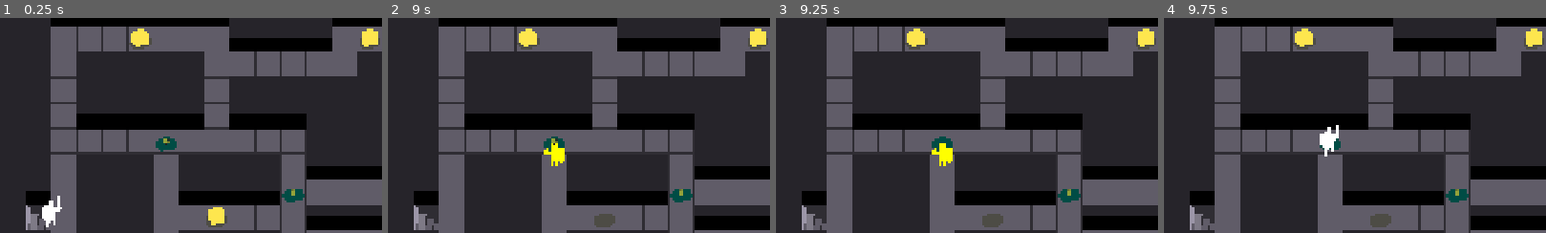
Above: before the commit, frames 1-4 (left to right).
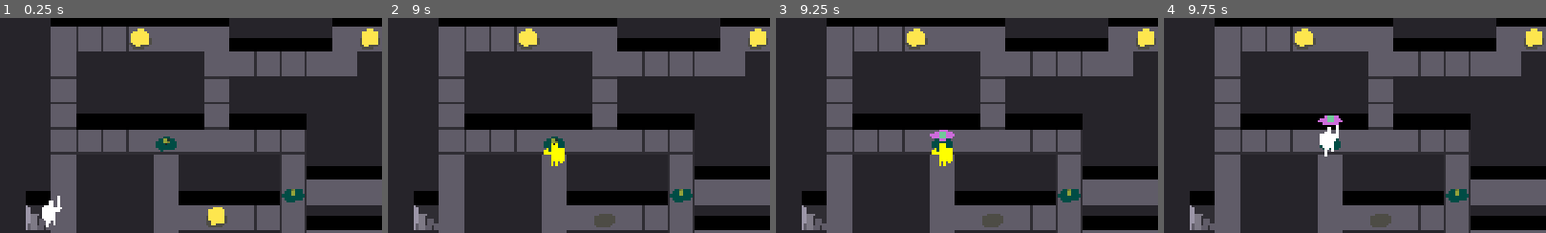
Above: after the commit, the same moments.

Repository: NunoDasNeves/igc-jam-godot-template
Game: Godot game, scene res://main.tscn
Two runs of this game, one before a commit and one after it. Both use one fixed random seed, a clock stepped at 60 frames per second and the inputs below.
Inputs:
- Up to frame 1 (0.25 s): no input
- Up to frame 2 (9 s): tap Enter at 0.5 s; hold D (Right) 0.53-1.28 s; tap Z (Attack) at 0.6, 2.85, 5.85, 8.1 s; hold S (Down) 1.28-2.03 s; tap X (Interact) at 1.35, 3.6, 6.6, 8.85 s; hold D (Right) 2.03-2.78 s; hold K 2.03-2.78 s; hold W (Up) 2.78-3.53 s; hold A (Left) 3.53-5 s; tap Escape at 4.15 s; tap K at 4.35 s; click "Resume" at 5 s; hold S (Down) 5.78-6.53 s; hold D (Right) 6.53-7.28 s; hold W (Up) 7.28-8.03 s; hold K 7.28-8.03 s; hold D (Right) 8.03-8.78 s; tap Space at 8.75 s; hold S (Down) from 8.78 s (still down)
- Up to frame 3 (9.25 s): keep holding S (Down)
- Up to frame 4 (9.75 s): tap Enter at 9.5 s; release S (Down) at 9.53 s; hold A (Left) from 9.53 s (still down); tap K at 9.6 s
The pictures show only the part of the screen within x 0-50%, y 4-54%; the shares and areas given below are measured in that part.

Frames 1-2 are identical in both runs. In frame 3, 0.2% of the frame differs, in the area x 40-47%, y 52-58%; in frame 4, 0.2%.

Commit message:
move sight_status logic to Entity.do_collect(), create Timer on the fly, use child scene SightStatus for eye graphic

Diff:
--- a/entities/entity_class.gd
+++ b/entities/entity_class.gd
@@ -13,6 +13,9 @@
 var face_dir: Vector2 = Vector2.RIGHT
 
 var speed: float = 150.0
+
+var status_sight: bool = false
+var status_sight_timer: Timer
 
 func get_player_input() -> void:
 	var x_in = Input.get_axis("Left", "Right")
@@ -31,7 +34,24 @@
 func collect():
 	assert(collectible)
 
-
+func do_collect(entity: Entity):
+	assert(entity.collectible)
+	if entity is SightOrb:
+		var ss_node = find_child("StatusSight")
+		if !ss_node:
+			return
+		if !status_sight_timer:
+			status_sight_timer = Timer.new()
+			status_sight_timer.wait_time = 5
+			status_sight_timer.one_shot = true
+			status_sight_timer.timeout.connect(func():
+				ss_node.hide()
+				status_sight = false
+			)
+			add_child(status_sight_timer)
+		status_sight_timer.start()
+		status_sight = true
+		ss_node.show()
 
 # called by subclasses depending on action states n whatnot
 func update_face_dir() -> void:
--- a/entities/hero/hero.tscn
+++ b/entities/hero/hero.tscn
@@ -1,7 +1,8 @@
-[gd_scene load_steps=6 format=3 uid="uid://mqinaasi0323"]
+[gd_scene load_steps=7 format=3 uid="uid://mqinaasi0323"]
 
 [ext_resource type="Script" uid="uid://owx21u4do8v4" path="res://entities/hero/hero_class.gd" id="1_qxmll"]
 [ext_resource type="Script" uid="uid://dkliywsva1nji" path="res://entities/hitbox.gd" id="2_chcl2"]
+[ext_resource type="PackedScene" uid="uid://oxqfl114fs8h" path="res://entities/status_sight.tscn" id="3_s8sb5"]
 
 [sub_resource type="CircleShape2D" id="CircleShape2D_kaf33"]
 radius = 26.0
@@ -91,3 +92,7 @@
 scale = Vector2(1.27273, 1.27273)
 color = Color(0.999659, 0.12594, 0.0876049, 1)
 polygon = PackedVector2Array(-4, -55, 0, -57, 5, -74, -6, -74)
+
+[node name="StatusSight" parent="." instance=ExtResource("3_s8sb5")]
+visible = false
+position = Vector2(0, -61)
--- a/entities/hero/hero_class.gd
+++ b/entities/hero/hero_class.gd
@@ -60,6 +60,7 @@
 			anim_tween.tween_interval(0.7)
 			anim_tween.tween_callback(func ():
 				collect_target.collect()
+				do_collect(collect_target)
 				if collect_target is Mimic:
 					set_state(State.NONE)
 					ai_seek_target = collect_target
--- a/entities/mimic/mimic.tscn
+++ b/entities/mimic/mimic.tscn
@@ -1,7 +1,8 @@
-[gd_scene load_steps=6 format=3 uid="uid://3tgyoc0ngvsg"]
+[gd_scene load_steps=7 format=3 uid="uid://3tgyoc0ngvsg"]
 
 [ext_resource type="Script" uid="uid://rj533hmh0is6" path="res://entities/mimic/mimic_class.gd" id="1_71vme"]
 [ext_resource type="Script" uid="uid://dkliywsva1nji" path="res://entities/hitbox.gd" id="2_4bgkd"]
+[ext_resource type="PackedScene" uid="uid://oxqfl114fs8h" path="res://entities/status_sight.tscn" id="2_k0262"]
 [ext_resource type="Script" uid="uid://b4bavx18aads8" path="res://entities/mimic/inventory.gd" id="3_mb4gf"]
 
 [sub_resource type="CircleShape2D" id="CircleShape2D_kleto"]
@@ -60,12 +61,10 @@
 color = Color(0.831373, 0.627451, 0.356863, 1)
 polygon = PackedVector2Array(-4, -1, 31, 21, 37, 21, 41, 18, 45, 7, 37, 11, 36, 2, 27, 7, 24, -3, 17, 2, 16, -6, 8, -2, 5, -8, -4, -11)
 
+[node name="StatusSight" parent="." instance=ExtResource("2_k0262")]
+visible = false
+position = Vector2(-1, -42)
+
 [node name="Inventory" type="Node" parent="."]
 unique_name_in_owner = true
 script = ExtResource("3_mb4gf")
-
-[node name="Timer" type="Timer" parent="."]
-wait_time = 5.0
-one_shot = true
-
-[connection signal="timeout" from="Timer" to="." method="_on_timer_timeout"]
--- a/entities/mimic/mimic_class.gd
+++ b/entities/mimic/mimic_class.gd
@@ -9,8 +9,7 @@
 @onready var attack_node: Node2D = $Attack
 @onready var hitbox: Hitbox = $Attack/Hitbox
 @onready var inventory: Inventory = %Inventory
-@onready var timer: Timer = $Timer
-
+@onready var status_sight_node: Node2D = $StatusSight
 
 enum State { NONE, HIDDEN, ATTACK, DIE }
 var state: State = State.NONE
@@ -85,10 +84,7 @@
 	if other.collectible:
 		other.collect()
 		inventory.pocket.append(other)
-		print(inventory.pocket)
-		if other is SightOrb:
-			set_status_sight(true)
-			timer.start()
+		do_collect(other)
 
 func attack() -> void:
 	match state:
@@ -128,11 +124,3 @@
 			input_dir = Vector2.ZERO
 		State.ATTACK:
 			input_dir = Vector2.ZERO
-
-@export var status_sight:bool = false
-
-func set_status_sight(new_value: bool) -> void:
-	status_sight = new_value
-
-func _on_timer_timeout() -> void:
-	set_status_sight(false)
--- /dev/null
+++ b/entities/status_sight.tscn
@@ -0,0 +1,11 @@
+[gd_scene format=3 uid="uid://oxqfl114fs8h"]
+
+[node name="StatusSight" type="Node2D"]
+
+[node name="Polygon2D" type="Polygon2D" parent="."]
+color = Color(0.80736, 0.421874, 0.860868, 1)
+polygon = PackedVector2Array(-32, 0, -14, -12, -3, -15, 10, -15, 23, -9, 32, 0, 16, 8, 4, 10, -4, 10, -21, 6)
+
+[node name="Polygon2D" type="Polygon2D" parent="Polygon2D"]
+color = Color(0.439956, 0.790101, 0.600527, 1)
+polygon = PackedVector2Array(-10, -7, -10, -2, -7, 5, 2, 6, 9, 3, 11, -4, 10, -8, 6, -12, -4, -12)
